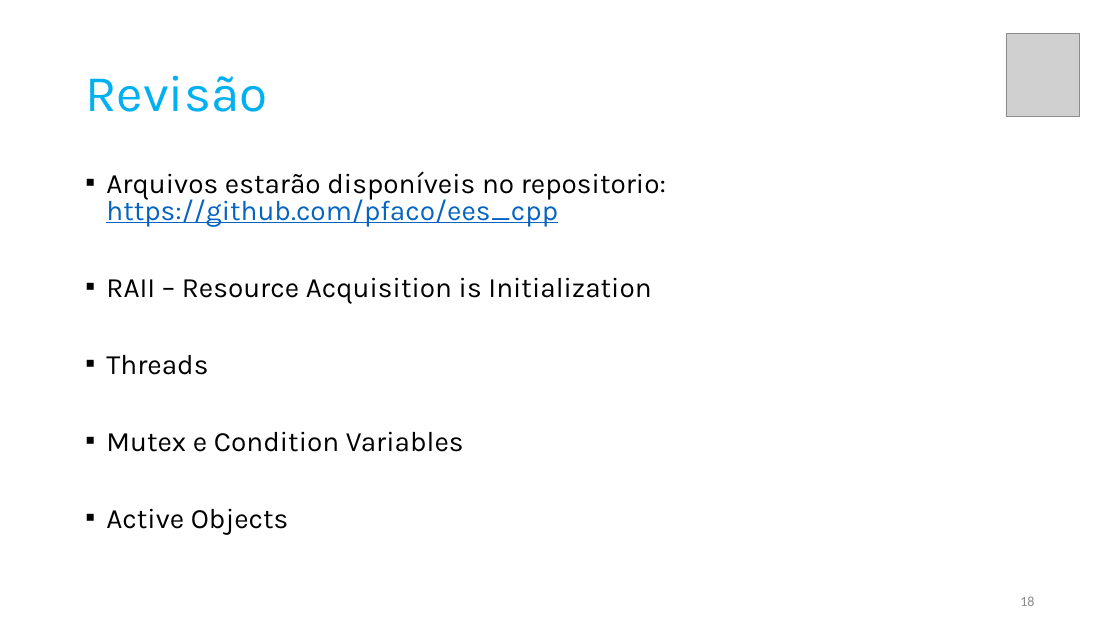
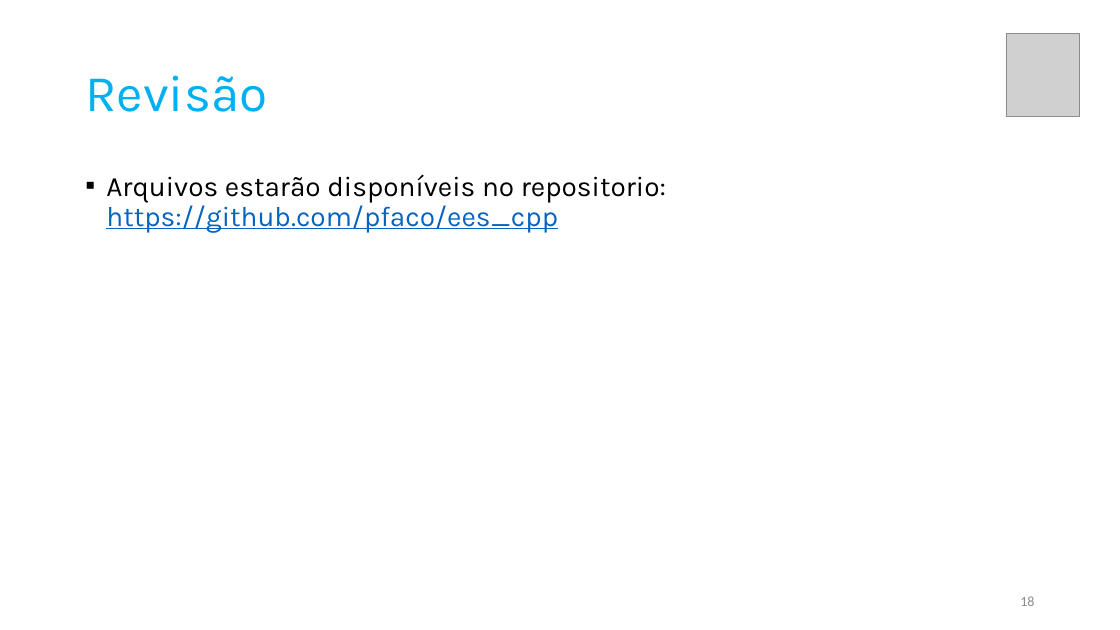
Before and after one commit to pfaco/ees_cpp, a slide deck: slide 18 of slides/C++.pptx. Drawn at 1120x630 pixels with LibreOffice and Linux fonts; fonts in the diff are those of the drawing; grey boxes stand for pictures. Boxes give left, top, right and bottom in pixels: in the first picture for what was removed or moved away, otherwise in the second. Text is boxed around its words. In the diff, an @@ line names an element or a change of style, - is before the commit and + after.

Commit message:
update slides

```diff
--- a/slides/C++.pptx
+++ b/slides/C++.pptx
@@ text "Arquivos estarão disponíveis no repositorio: ..." at (x1=106, y1=174, x2=666, y2=232): line spacing 0.8 to 0.9 @@
@@ text at (x1=106, y1=277, x2=651, y2=535): paragraphs removed @@
-▪ RAII – Resource Acquisition is Initialization
-▪ Threads
-▪ Mutex e Condition Variables
-▪ Active Objects
```
Also in this commit, not shown: 3 other slides changed, 16 slides added, 3 slides removed, 1 other file.
